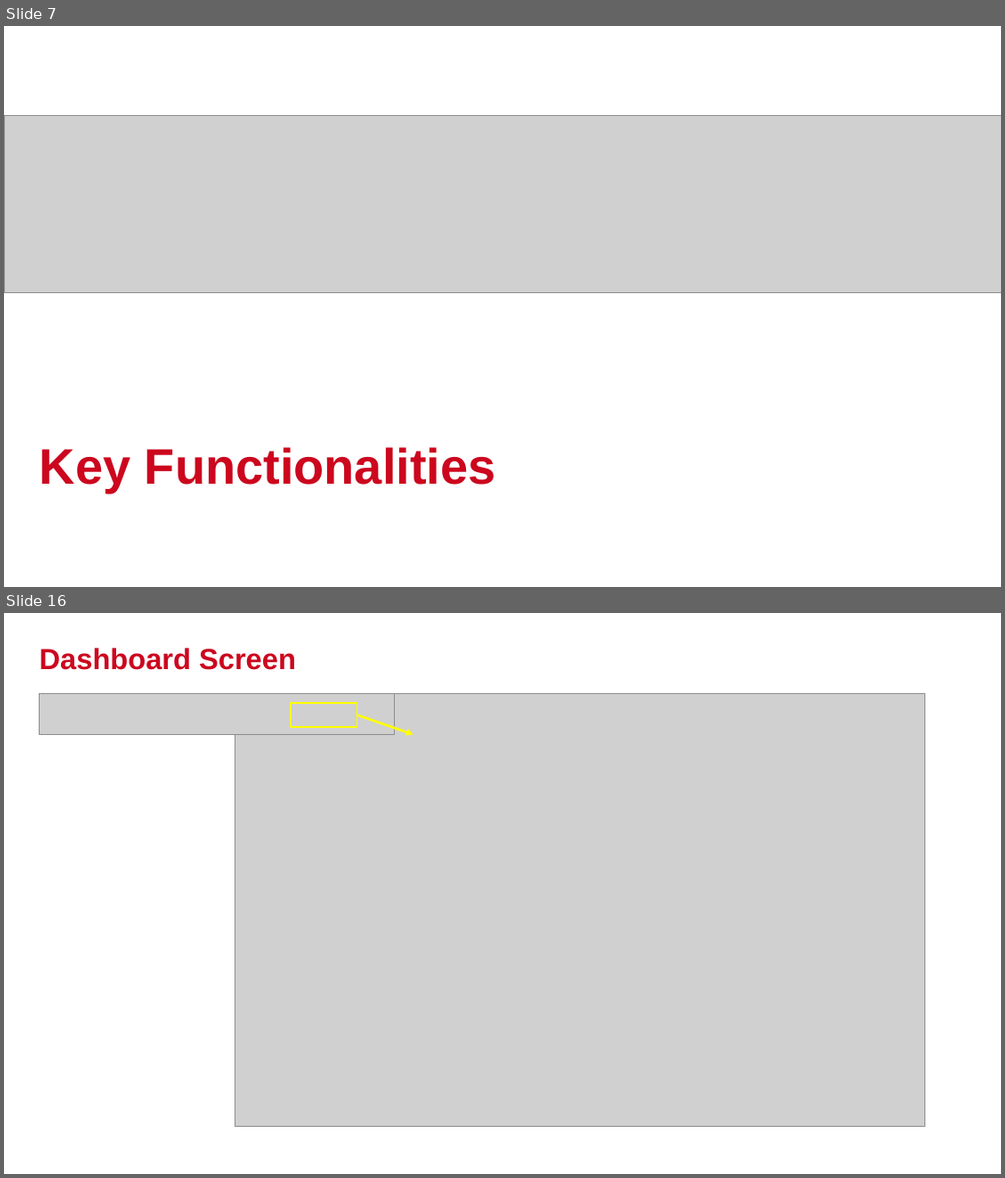
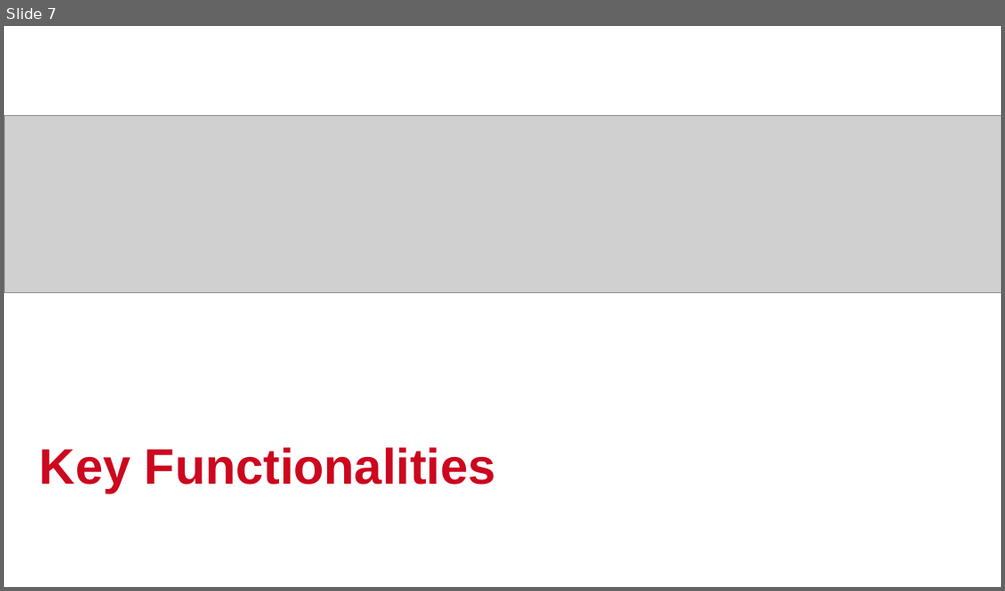
Before and after one commit to phmquan/YPP4-QuanPhan, a slide deck: SQL_Query/Trello_Query/TrelloPresentation.pptx. Shown one above the other, each under a label of ours: slides 7 and 16 before the commit, slide 7 after it; the slides between them are not shown. The pictures are 1005x1178 and 1005x591 pixels, drawn with LibreOffice and Linux fonts; fonts in the diff are those of the drawing; grey boxes stand for pictures; background and template pictures are left out. Boxes give left, top, right and bottom in pixels: in the first picture for what was removed or moved away, otherwise in the second. Text is boxed around its words. In the diff, an @@ line names an element or a change of style, - is before the commit and + after.

```diff
--- a/SQL_Query/Trello_Query/TrelloPresentation.pptx
+++ b/SQL_Query/Trello_Query/TrelloPresentation.pptx
@@ slide 16 removed at (4,613,1001,1174), background #FFFFFF @@
@@ title removed at (40,648,296,670) @@
-Dashboard Screen
@@ picture removed at (39,693,395,734) @@
@@ picture removed at (235,694,925,1127) @@
@@ rectangle removed at (291,703,357,727) @@
@@ arrow removed from (357, 714) to (413, 734) @@
```
Also in this commit, not shown: 2 slides changed, 24 slides added, 22 other slides removed, 1 other file.
